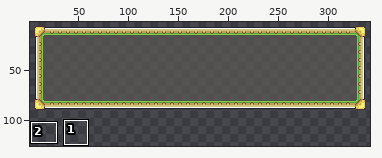
One commit to this pixel-art file: GFX/bg_message.aseprite. The first picture is a wide view before the edit; the outline marks the close-up.
Close-up. Old version:
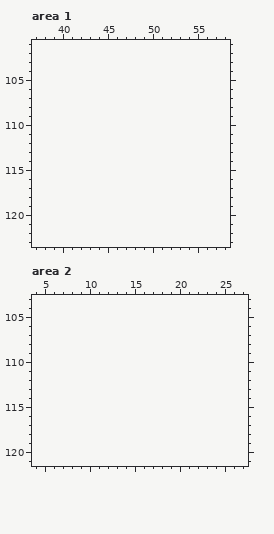
344x96 pixels, 1 frame. Shown: area 1: x 37..58, y 101..123; area 2: x 4..27, y 103..121. The old version is drawn lined up with the new one, on the new canvas. The wide view leaves out empty margins. The commit also changed other parts of the picture, which this record leaves out.
Palette (. is transparent): 
And afterwards:
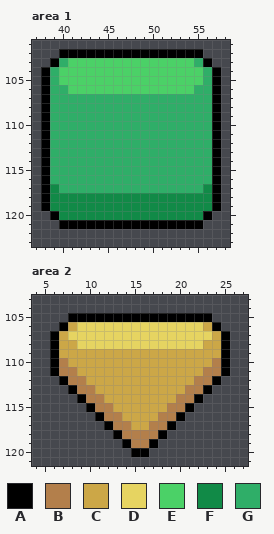
Colours new in this view: A #000000  B #b37f4b  C #cca747  D #e6d461  E #4bd167  F #118a47  G #2fae68
From old to new:
{"change": "canvas 344x96 -> 344x128"}
{"where": "area 1"}
{"y":102,"x":40,"old":"................","new":"AAAAAAAAAAAAAAAA"}
{"y":103,"x":39,"old":"..................","new":"AGEEEEEEEEEEEEEEGA"}
{"y":104,"x":38,"old":"....................","new":"AGEEEEEEEEEEEEEEEEGA"}
{"y":105,"x":38,"old":"....................","new":"AGEEEEEEEEEEEEEEEEGA"}
{"y":106,"x":38,"old":"....................","new":"AGGEEEEEEEEEEEEEEGGA"}
{"y":107,"x":38,"old":"....................","new":"AGGGGGGGGGGGGGGGGGGA"}
{"y":108,"x":38,"old":"....................","new":"AGGGGGGGGGGGGGGGGGGA"}
{"y":109,"x":38,"old":"....................","new":"AGGGGGGGGGGGGGGGGGGA"}
{"y":110,"x":38,"old":"....................","new":"AGGGGGGGGGGGGGGGGGGA"}
{"y":111,"x":38,"old":"....................","new":"AGGGGGGGGGGGGGGGGGGA"}
{"y":112,"x":38,"old":"....................","new":"AGGGGGGGGGGGGGGGGGGA"}
{"y":113,"x":38,"old":"....................","new":"AGGGGGGGGGGGGGGGGGGA"}
{"y":114,"x":38,"old":"....................","new":"AGGGGGGGGGGGGGGGGGGA"}
{"y":115,"x":38,"old":"....................","new":"AGGGGGGGGGGGGGGGGGGA"}
{"y":116,"x":38,"old":"....................","new":"AGGGGGGGGGGGGGGGGGGA"}
{"y":117,"x":38,"old":"....................","new":"AFGGGGGGGGGGGGGGGGFA"}
{"y":118,"x":38,"old":"....................","new":"AFFFFFFFFFFFFFFFFFFA"}
{"y":119,"x":38,"old":"....................","new":"AFFFFFFFFFFFFFFFFFFA"}
{"y":120,"x":39,"old":"..................","new":"AFFFFFFFFFFFFFFFFA"}
{"y":121,"x":40,"old":"................","new":"AAAAAAAAAAAAAAAA"}
{"where": "area 2"}
{"y":105,"x":8,"old":"................","new":"AAAAAAAAAAAAAAAA"}
{"y":106,"x":7,"old":"..................","new":"ACDDDDDDDDDDDDDDCA"}
{"y":107,"x":6,"old":"....................","new":"ACDDDDDDDDDDDDDDDDCA"}
{"y":108,"x":6,"old":"....................","new":"ACCDDDDDDDDDDDDDDCCA"}
{"y":109,"x":6,"old":"....................","new":"ACCCCCCCCCCCCCCCCCCA"}
{"y":110,"x":6,"old":"....................","new":"ABCCCCCCCCCCCCCCCCBA"}
{"y":111,"x":6,"old":"....................","new":"ABBCCCCCCCCCCCCCCBBA"}
{"y":112,"x":7,"old":"..................","new":"ABBCCCCCCCCCCCCBBA"}
{"y":113,"x":8,"old":"................","new":"ABBCCCCCCCCCCBBA"}
{"y":114,"x":9,"old":"..............","new":"ABBCCCCCCCCBBA"}
{"y":115,"x":10,"old":"............","new":"ABBCCCCCCBBA"}
{"y":116,"x":11,"old":"..........","new":"ABBCCCCBBA"}
{"y":117,"x":12,"old":"........","new":"ABBCCBBA"}
{"y":118,"x":13,"old":"......","new":"ABBBBA"}
{"y":119,"x":14,"old":"....","new":"ABBA"}
{"y":120,"x":15,"old":"..","new":"AA"}
{"label":"added","picture_box":[41,49,221,229]}
{"label":"added","picture_box":[50,313,230,457]}
